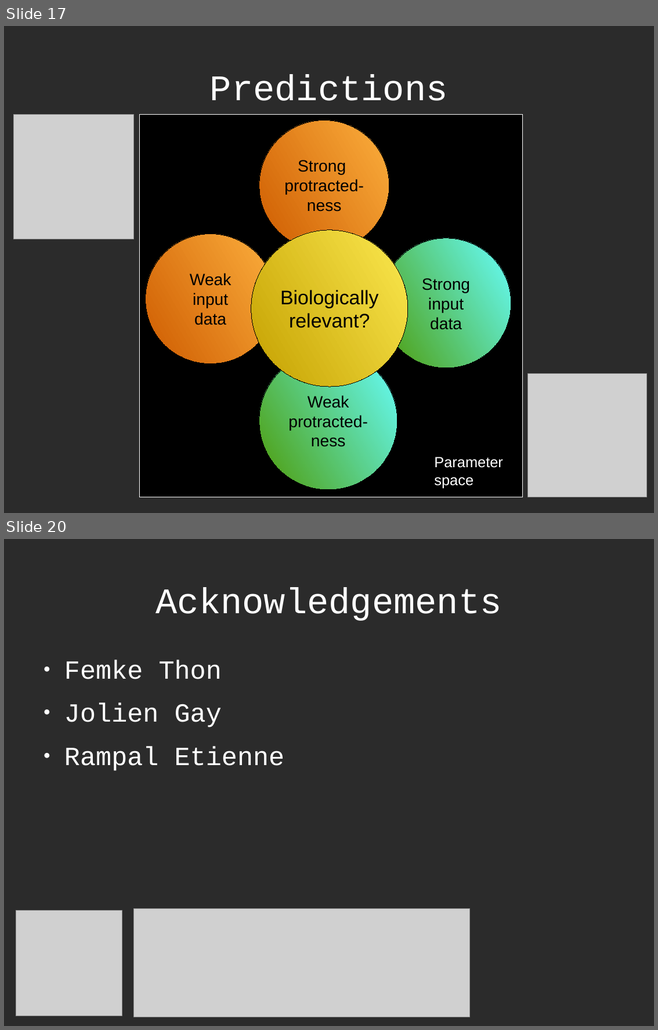
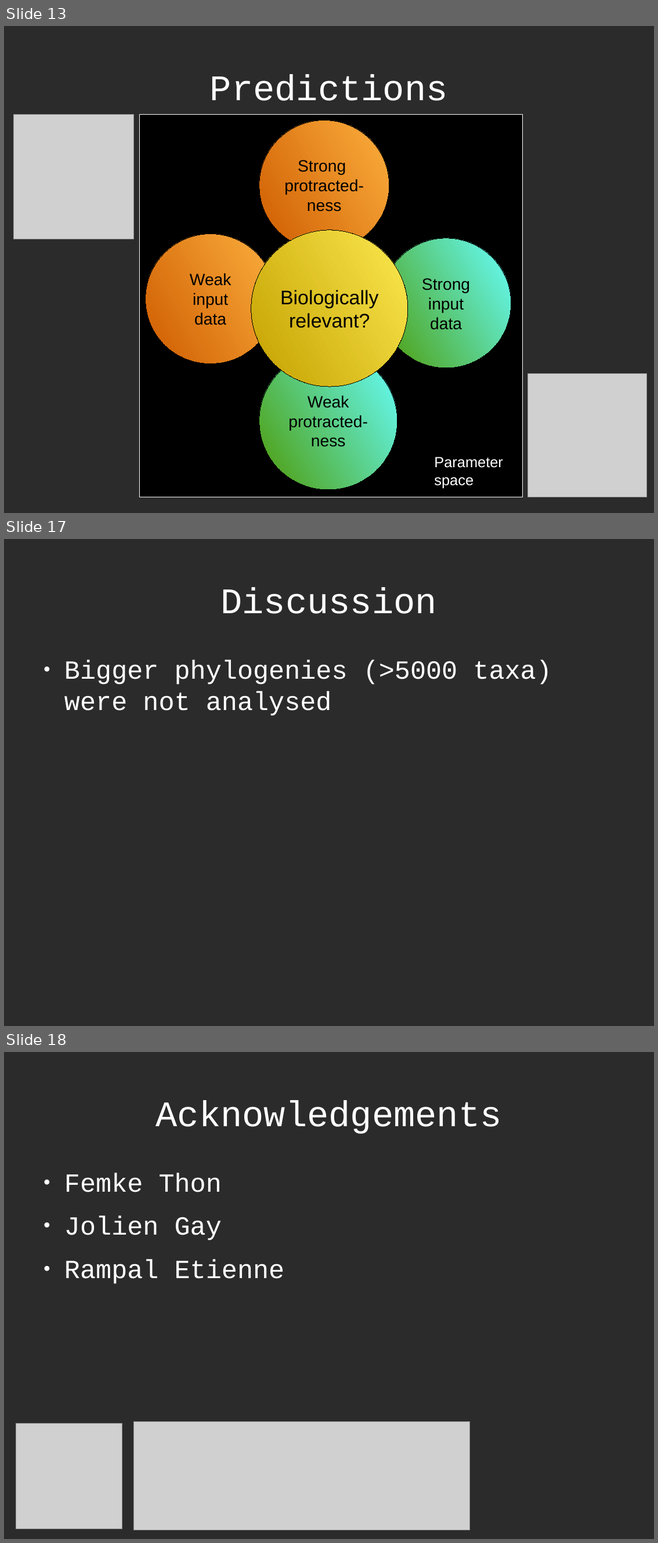
Before and after one commit to richelbilderbeek/Science, a slide deck: Bilderbeek20170213TresMeeting/20170213TresMeeting.odp. Shown one above the other, each under a label of ours: slides 17 and 20 before the commit, slides 13, 17 and 18 after it; the slides between them are not shown. The pictures are 658x1030 and 658x1543 pixels, drawn with LibreOffice and Linux fonts; fonts in the diff are those of the drawing; grey boxes stand for pictures; background and template pictures are left out; a plain dark background stands for a picture behind light text. Boxes give left, top, right and bottom in pixels: in the first picture for what was removed or moved away, otherwise in the second. Text is boxed around its words. In the diff, an @@ line names an element or a change of style, - is before the commit and + after.

```diff
--- a/Bilderbeek20170213TresMeeting/20170213TresMeeting.odp
+++ b/Bilderbeek20170213TresMeeting/20170213TresMeeting.odp
@@ slide 17 added at box(4, 539, 654, 1026), background picture (left out) @@
@@ title added at box(220, 588, 436, 614), 44 pt, text #FFFFFF @@
+Discussion
@@ text added at box(64, 660, 551, 716), 32 pt, text #FFFFFF @@
+● Bigger phylogenies (>5000 taxa) were not analysed
@@ what was slide 17 is now slide 13 @@
@@ what was slide 20 is now slide 18 @@
```
Also in this commit, not shown: 2 slides changed, 2 other slides added, 4 slides removed, 1 other file.
